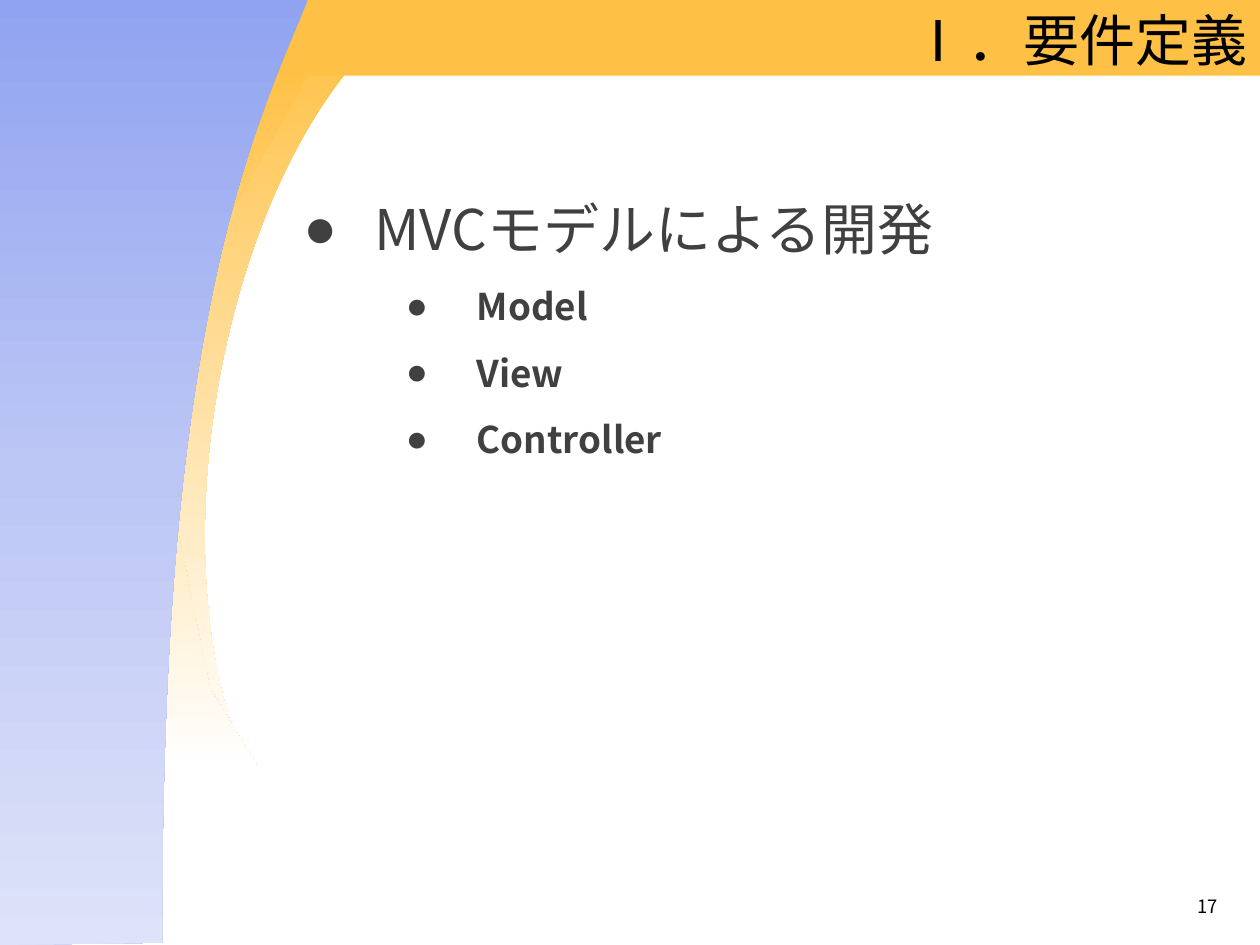
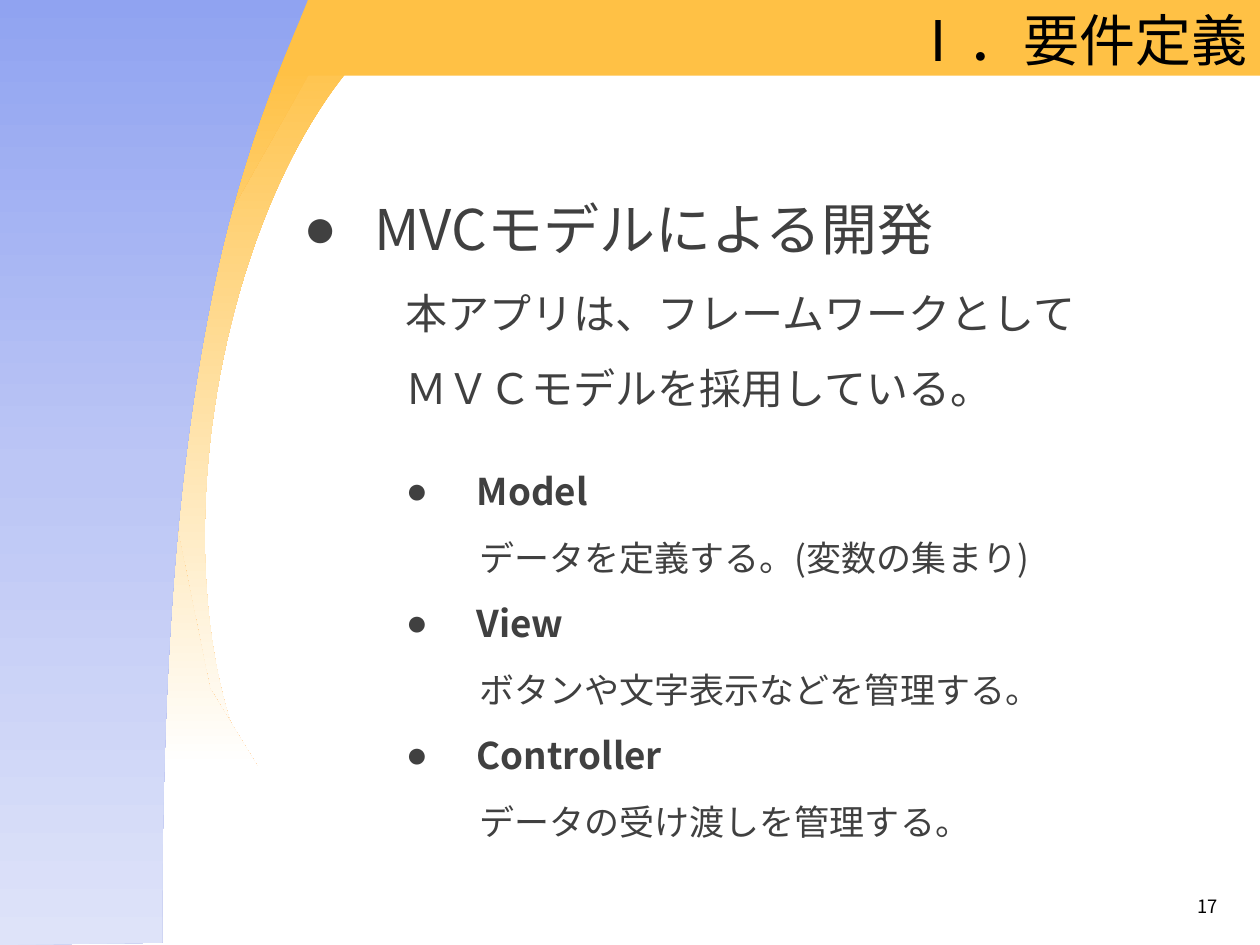
Before and after one commit to OIS-Takenaka/Internship2016, a slide deck: slide 30 of docs/[アプリ]インターンテキスト2016(冬)_第1版.pptx. Drawn at 1260x945 pixels with LibreOffice and Linux fonts; fonts in the diff are those of the drawing; background and template pictures are left out. Boxes give left, top, right and bottom in pixels: in the first picture for what was removed or moved away, otherwise in the second. Text is boxed around its words. In the diff, an @@ line names an element or a change of style, - is before the commit and + after.

```diff
--- a/docs/[アプリ]インターンテキスト2016(冬)_第1版.pptx
+++ b/docs/[アプリ]インターンテキスト2016(冬)_第1版.pptx
@@ text at bbox=[406, 293, 1076, 408]: paragraph added @@
+  本アプリは、フレームワークとして
+  ＭＶＣモデルを採用している。
@@ text at bbox=[479, 541, 1029, 578]: paragraph added @@
+  データを定義する。(変数の集まり)
@@ text at bbox=[479, 673, 1040, 706]: paragraph added @@
+  ボタンや文字表示などを管理する。
@@ text at bbox=[479, 805, 970, 838]: paragraph added @@
+  データの受け渡しを管理する。
```
Also in this commit, not shown: 2 other slides changed, 3 slides added, 1 slide removed, 10 other files.
